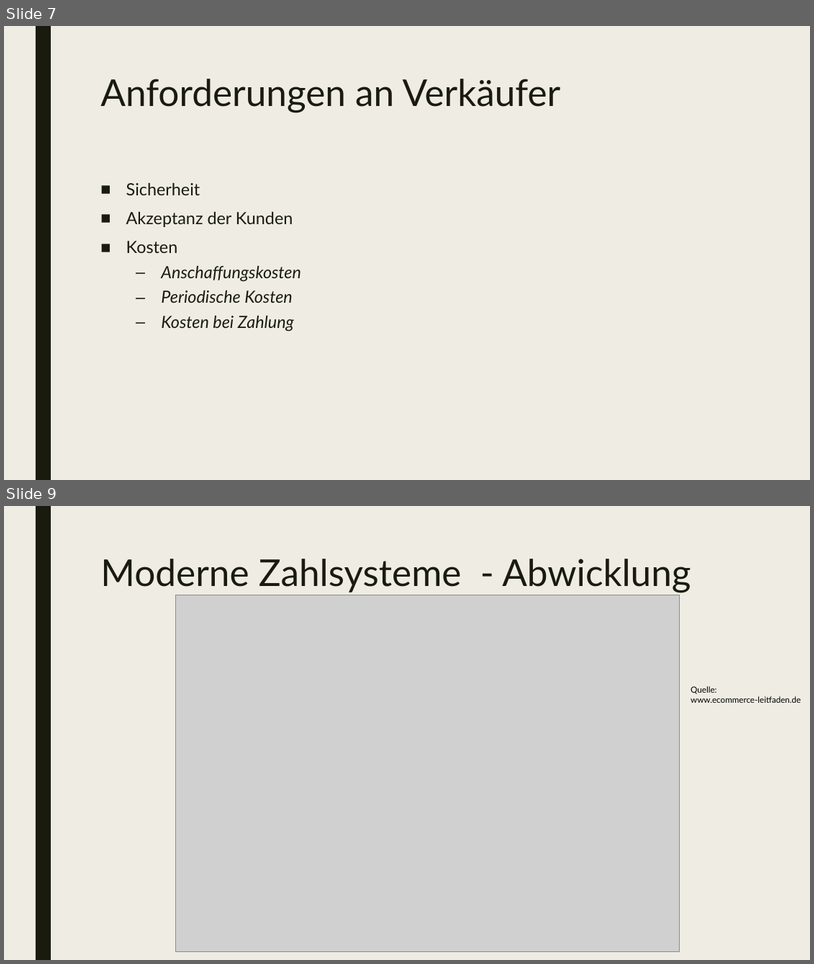
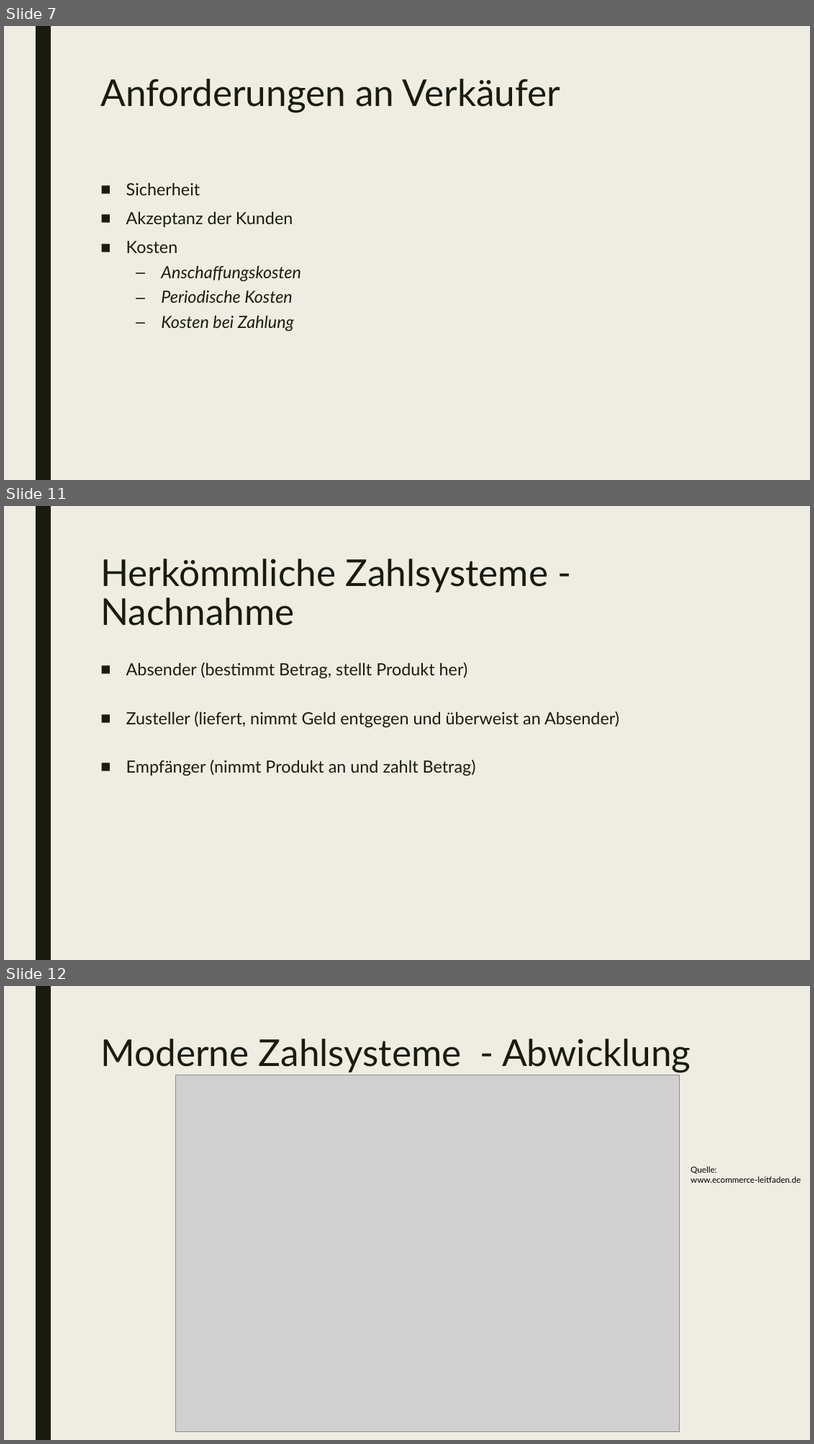
Before and after one commit to mwoelfer-tgm/ethik_presentation, a slide deck: presentation/Zahlungssysteme.pptx. Shown one above the other, each under a label of ours: slides 7 and 9 before the commit, slides 7, 11 and 12 after it; the slides between them are not shown. The pictures are 814x964 and 814x1444 pixels, drawn with LibreOffice and Linux fonts; fonts in the diff are those of the drawing; grey boxes stand for pictures. Boxes give left, top, right and bottom in pixels: in the first picture for what was removed or moved away, otherwise in the second. Text is boxed around its words. In the diff, an @@ line names an element or a change of style, - is before the commit and + after.

```diff
--- a/presentation/Zahlungssysteme.pptx
+++ b/presentation/Zahlungssysteme.pptx
@@ slide 11 added at [4, 506, 810, 960], background #EFEDE3; not listed: 1 template element that a slide beside it also shows @@
@@ title added at [100, 559, 549, 626], 44 pt, text #191B0E @@
+Herkömmliche Zahlsysteme - Nachnahme
@@ text added at [126, 662, 620, 776], 20 pt, text #191B0E @@
+■ Absender (bestimmt Betrag, stellt Produkt her)
+■ Zusteller (liefert, nimmt Geld entgegen und überweist an Absender)
+■ Empfänger (nimmt Produkt an und zahlt Betrag)
@@ what was slide 9 is now slide 12 @@
```
Also in this commit, not shown: 1 slide changed, 8 other slides added, 1 slide removed, 1 other file.
